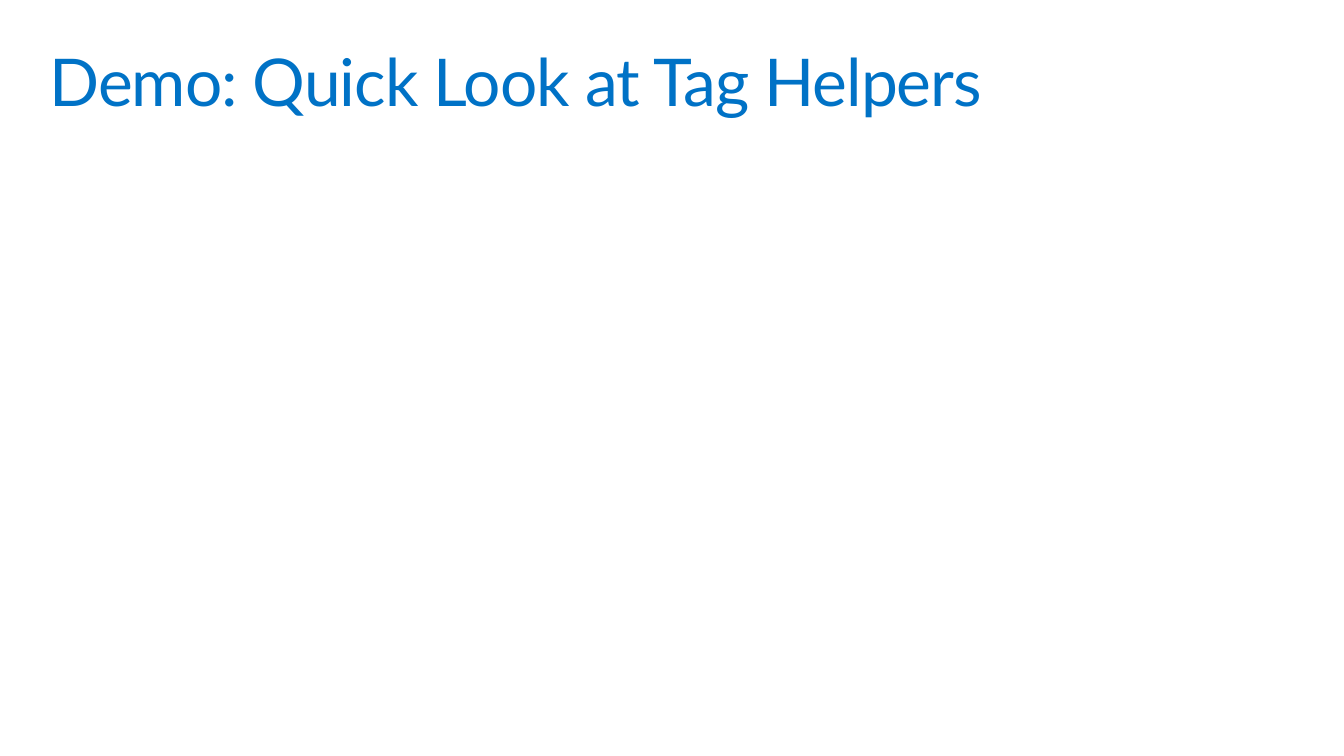
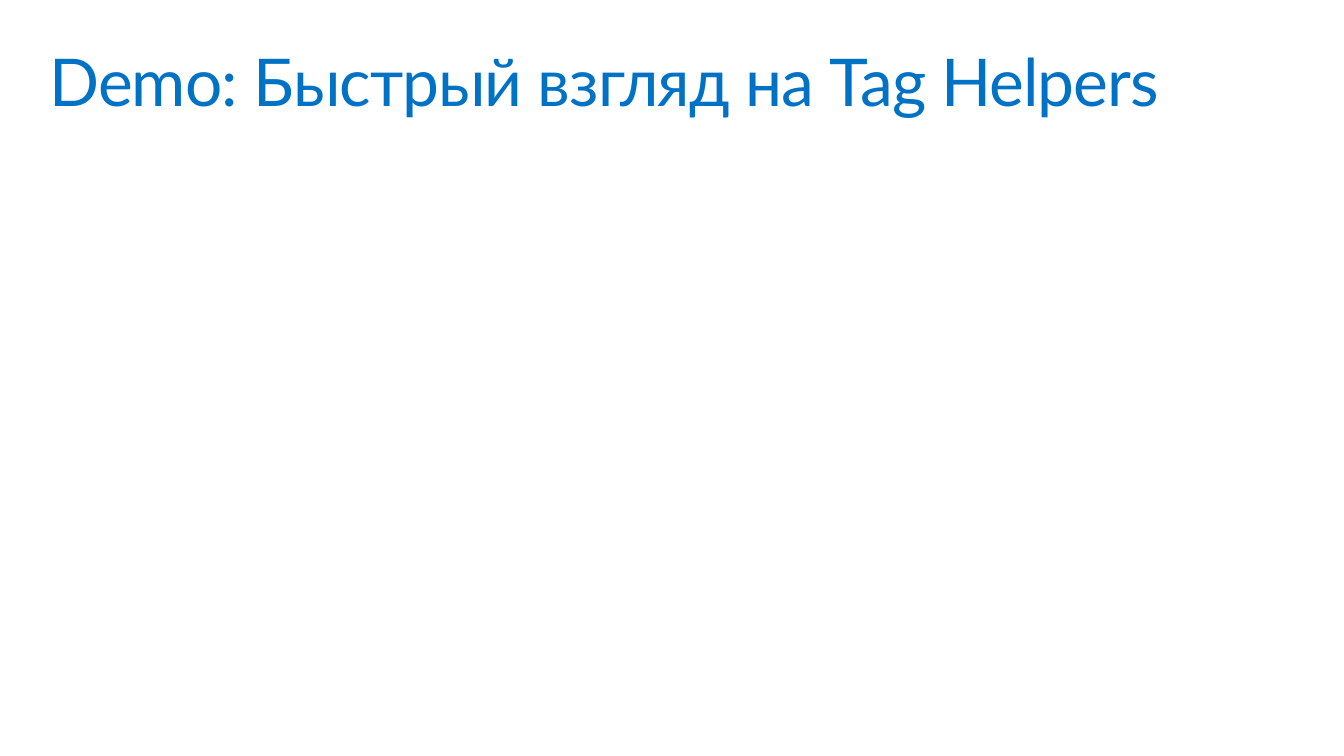
Before and after one commit to jongalloway/DevCon2016, a slide deck: slide 22 of Slides/ASPNET Core Internals.ru.pptx. Drawn at 1344x756 pixels with LibreOffice and Linux fonts; fonts in the diff are those of the drawing. Boxes give left, top, right and bottom in pixels: in the first picture for what was removed or moved away, otherwise in the second. Text is boxed around its words. In the diff, an @@ line names an element or a change of style, - is before the commit and + after.

```diff
--- a/Slides/ASPNET Core Internals.ru.pptx
+++ b/Slides/ASPNET Core Internals.ru.pptx
@@ title at (49,57,1159,118): text changed @@
-Demo: Quick Look at Tag Helpers
+Demo: Быстрый взгляд на Tag Helpers
```
Also in this commit, not shown: 16 other slides changed.
